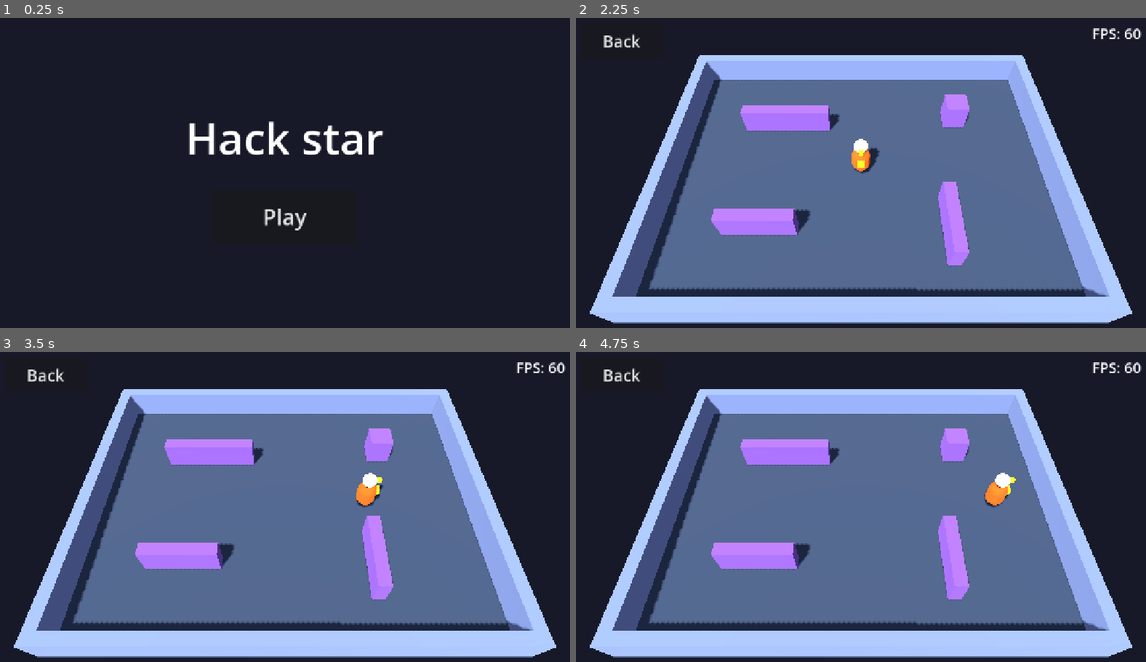
Above: before the commit, frames 1-4 (two rows, left to right).
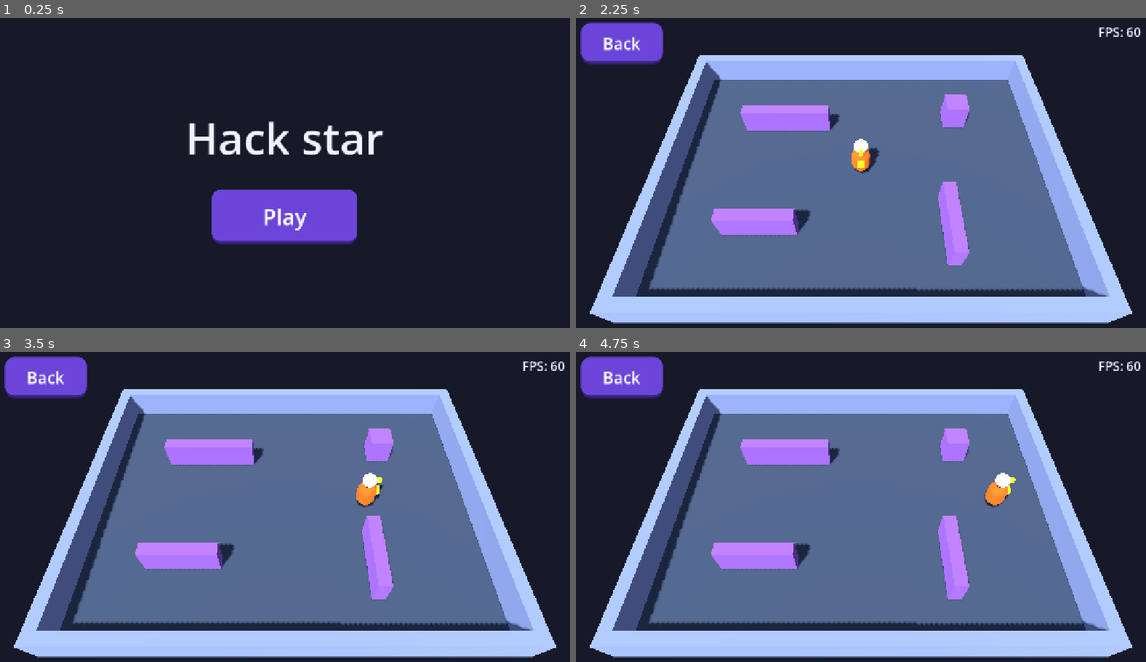
Above: after the commit, the same moments.

Repository: martinnordio/hack_star
Game: Godot game, scene res://scenes/start_screen.tscn
The game is run twice, just before and just after one commit, with the same random seed, the same clock (stepped at 60 frames per second) and the same inputs.
Inputs (mouse positions are in pixels of both pictures, inside the frame that each line leads up to):
- Up to frame 1 (0.25 s): no input
- Up to frame 2 (2.25 s): click "Play" at 0.5 s; click "Back" at 1.25 s; click "Play" at 2 s
- Up to frame 3 (3.5 s): tap Enter at 2.75 s; move the mouse to (410, 494) at 2.77 s; hold D (move_right) from 2.78 s (still down); hold Shift from 2.78 s (still down); click (410, 494) at 2.92 s
- Up to frame 4 (4.75 s): release D (move_right) at 3.5 s; release Shift at 3.5 s; drag from (747, 525) to (832, 575) at 3.52 s; tap Space at 4.25 s; move the mouse to (918, 438) at 4.27 s; hold D (move_right) from 4.28 s (still down); tap Ctrl at 4.35 s

The runs differ from the first frame. In frame 1, 4.5% of the frame differs, in the area x 37-63%, y 55-74%; in frame 2, 2.1%; in frame 3, 2.1%; in frame 4, 2.1%.

Commit message:
Step 1: UI foundation: shared theme, screen navigation, Back button (#28)
Co-authored-by: Copilot <223556219+Copilot@users.noreply.github.com>

Diff:
--- /dev/null
+++ b/hack_star_godot/game/rarity.gd
@@ -0,0 +1,24 @@
+class_name Rarity
+extends RefCounted
+## The five rarities of fighters and skins, from the most common to the rarest, and their colours.
+
+const NAMES: Array[String] = ["Rare", "Super Rare", "Epic", "Mythic", "Legendary"]
+const LEGENDARY_GOLD: Color = Color(1.0, 0.82, 0.2)
+const COLORS: Array[Color] = [
+	Color(0.35, 0.8, 0.4),
+	Color(0.3, 0.6, 1.0),
+	Color(0.7, 0.4, 0.95),
+	Color(0.95, 0.3, 0.35),
+	LEGENDARY_GOLD,
+]
+
+
+## The position of a rarity in `NAMES` (0 = Rare), or -1 for an unknown name.
+static func rank(rarity: String) -> int:
+	return NAMES.find(rarity)
+
+
+## The colour of a rarity; white for an unknown name.
+static func color(rarity: String) -> Color:
+	var index: int = rank(rarity)
+	return Color.WHITE if index < 0 else COLORS[index]
--- a/hack_star_godot/project.godot
+++ b/hack_star_godot/project.godot
@@ -14,6 +14,10 @@
 run/main_scene="res://scenes/start_screen.tscn"
 config/features=PackedStringArray("4.7", "GL Compatibility")
 
+[autoload]
+
+Screens="*res://scenes/autoload/screens.gd"
+
 [display]
 
 window/size/viewport_width=1280
@@ -24,6 +28,10 @@
 [editor_plugins]
 
 enabled=PackedStringArray("res://addons/gut/plugin.cfg")
+
+[gui]
+
+theme/custom="res://scenes/ui/hack_star_theme.tres"
 
 [input]
 
--- a/hack_star_godot/scenes/arena.gd
+++ b/hack_star_godot/scenes/arena.gd
@@ -2,7 +2,6 @@
 ## The arena: floor, walls, one fighter, a camera above and behind it, and the HUD.
 ## Keyboard and touch joystick feed the same movement rule (`game/movement.gd`).
 
-const START_SCREEN: String = "res://scenes/start_screen.tscn"
 ## The camera looks at this point from above and behind (towards +z), at this angle down.
 const CAMERA_TARGET: Vector3 = Vector3(0.0, 0.0, 0.4)
 const CAMERA_PITCH_DEGREES: float = 55.0
@@ -30,12 +29,10 @@
 @onready var _fighter: Fighter = $Fighter
 @onready var _camera: Camera3D = $Camera
 @onready var _joystick: TouchJoystick = $Hud/TouchJoystick
-@onready var _back_button: Button = $Hud/BackButton
 @onready var _fps_label: Label = $Hud/FpsLabel
 
 
 func _ready() -> void:
-	_back_button.pressed.connect(_on_back_pressed)
 	get_viewport().size_changed.connect(_frame_camera)
 	_frame_camera()
 	_update_fps_label()
@@ -80,9 +77,5 @@
 	return true
 
 
-func _on_back_pressed() -> void:
-	get_tree().change_scene_to_file(START_SCREEN)
-
-
 func _update_fps_label() -> void:
 	_fps_label.text = "FPS: %d" % Engine.get_frames_per_second()
--- a/hack_star_godot/scenes/arena.tscn
+++ b/hack_star_godot/scenes/arena.tscn
@@ -3,6 +3,7 @@
 [ext_resource type="Script" path="res://scenes/arena.gd" id="1_arena"]
 [ext_resource type="PackedScene" path="res://scenes/fighter.tscn" id="2_fighter"]
 [ext_resource type="PackedScene" path="res://scenes/touch_joystick.tscn" id="3_joystick"]
+[ext_resource type="PackedScene" path="res://scenes/ui/back_button.tscn" id="4_back"]
 
 [sub_resource type="Environment" id="Environment_arena"]
 background_mode = 1
@@ -188,14 +189,7 @@
 
 [node name="Hud" type="CanvasLayer" parent="."]
 
-[node name="BackButton" type="Button" parent="Hud"]
-custom_minimum_size = Vector2(180, 80)
-offset_left = 24.0
-offset_top = 24.0
-offset_right = 204.0
-offset_bottom = 104.0
-theme_override_font_sizes/font_size = 36
-text = "Back"
+[node name="BackButton" parent="Hud" instance=ExtResource("4_back")]
 
 [node name="TouchJoystick" parent="Hud" instance=ExtResource("3_joystick")]
 anchors_preset = 2
@@ -216,6 +210,5 @@
 offset_right = -24.0
 offset_bottom = 70.0
 grow_horizontal = 0
-theme_override_font_sizes/font_size = 32
 text = "FPS: 0"
 horizontal_alignment = 2
--- /dev/null
+++ b/hack_star_godot/scenes/autoload/screens.gd
@@ -0,0 +1,14 @@
+extends Node
+## The one way from screen to screen: every screen has a constant here and every Back goes home.
+## A later spec adds its screen as one more constant.
+
+const HOME: String = "res://scenes/start_screen.tscn"
+const ARENA: String = "res://scenes/arena.tscn"
+
+
+func go_to(path: String) -> Error:
+	return get_tree().change_scene_to_file(path)
+
+
+func go_home() -> Error:
+	return go_to(HOME)
--- a/hack_star_godot/scenes/start_screen.gd
+++ b/hack_star_godot/scenes/start_screen.gd
@@ -1,6 +1,4 @@
 extends Control
-
-const ARENA_SCENE: String = "res://scenes/arena.tscn"
 
 @onready var _play_button: Button = $Center/Column/PlayButton
 
@@ -10,4 +8,4 @@
 
 
 func _on_play_pressed() -> void:
-	get_tree().change_scene_to_file(ARENA_SCENE)
+	Screens.go_to(Screens.ARENA)
--- a/hack_star_godot/scenes/start_screen.tscn
+++ b/hack_star_godot/scenes/start_screen.tscn
@@ -11,14 +11,14 @@
 grow_vertical = 2
 script = ExtResource("1_start")
 
-[node name="Background" type="ColorRect" parent="."]
+[node name="Background" type="Panel" parent="."]
 layout_mode = 1
 anchors_preset = 15
 anchor_right = 1.0
 anchor_bottom = 1.0
 grow_horizontal = 2
 grow_vertical = 2
-color = Color(0.09, 0.1, 0.16, 1)
+theme_type_variation = &"BackgroundPanel"
 
 [node name="Center" type="CenterContainer" parent="."]
 layout_mode = 1
@@ -42,5 +42,5 @@
 custom_minimum_size = Vector2(320, 120)
 layout_mode = 2
 size_flags_horizontal = 4
-theme_override_font_sizes/font_size = 48
+theme_type_variation = &"BigButton"
 text = "Play"
--- /dev/null
+++ b/hack_star_godot/scenes/ui/back_button.gd
@@ -0,0 +1,11 @@
+class_name BackButton
+extends Button
+## The Back button of every screen except home: top-left, returns to the home screen.
+
+
+func _ready() -> void:
+	pressed.connect(_on_pressed)
+
+
+func _on_pressed() -> void:
+	Screens.go_home()
--- /dev/null
+++ b/hack_star_godot/scenes/ui/back_button.tscn
@@ -0,0 +1,12 @@
+[gd_scene format=3]
+
+[ext_resource type="Script" path="res://scenes/ui/back_button.gd" id="1_back"]
+
+[node name="BackButton" type="Button"]
+custom_minimum_size = Vector2(180, 80)
+offset_left = 24.0
+offset_top = 24.0
+offset_right = 204.0
+offset_bottom = 104.0
+text = "Back"
+script = ExtResource("1_back")
--- /dev/null
+++ b/hack_star_godot/scenes/ui/hack_star_theme.tres
@@ -0,0 +1,90 @@
+[gd_resource type="Theme" format=3]
+
+[sub_resource type="StyleBoxFlat" id="Button_normal"]
+content_margin_left = 32.0
+content_margin_top = 20.0
+content_margin_right = 32.0
+content_margin_bottom = 20.0
+bg_color = Color(0.42, 0.27, 0.85, 1)
+corner_radius_top_left = 20
+corner_radius_top_right = 20
+corner_radius_bottom_right = 20
+corner_radius_bottom_left = 20
+border_width_bottom = 6
+border_color = Color(0.22, 0.13, 0.5, 1)
+
+[sub_resource type="StyleBoxFlat" id="Button_hover"]
+content_margin_left = 32.0
+content_margin_top = 20.0
+content_margin_right = 32.0
+content_margin_bottom = 20.0
+bg_color = Color(0.52, 0.37, 0.95, 1)
+corner_radius_top_left = 20
+corner_radius_top_right = 20
+corner_radius_bottom_right = 20
+corner_radius_bottom_left = 20
+border_width_bottom = 6
+border_color = Color(0.22, 0.13, 0.5, 1)
+
+[sub_resource type="StyleBoxFlat" id="Button_pressed"]
+content_margin_left = 32.0
+content_margin_top = 20.0
+content_margin_right = 32.0
+content_margin_bottom = 20.0
+bg_color = Color(0.34, 0.2, 0.72, 1)
+corner_radius_top_left = 20
+corner_radius_top_right = 20
+corner_radius_bottom_right = 20
+corner_radius_bottom_left = 20
+border_width_bottom = 2
+border_color = Color(0.22, 0.13, 0.5, 1)
+
+[sub_resource type="StyleBoxFlat" id="Button_disabled"]
+content_margin_left = 32.0
+content_margin_top = 20.0
+content_margin_right = 32.0
+content_margin_bottom = 20.0
+bg_color = Color(0.25, 0.26, 0.33, 1)
+corner_radius_top_left = 20
+corner_radius_top_right = 20
+corner_radius_bottom_right = 20
+corner_radius_bottom_left = 20
+border_width_bottom = 6
+border_color = Color(0.16, 0.17, 0.22, 1)
+
+[sub_resource type="StyleBoxFlat" id="Panel_card"]
+bg_color = Color(0.15, 0.17, 0.26, 1)
+corner_radius_top_left = 24
+corner_radius_top_right = 24
+corner_radius_bottom_right = 24
+corner_radius_bottom_left = 24
+border_width_left = 3
+border_width_top = 3
+border_width_right = 3
+border_width_bottom = 3
+border_color = Color(0.3, 0.34, 0.5, 1)
+
+[sub_resource type="StyleBoxFlat" id="Panel_background"]
+bg_color = Color(0.09, 0.1, 0.16, 1)
+
+[resource]
+default_font_size = 28
+BackgroundPanel/base_type = &"Panel"
+BackgroundPanel/styles/panel = SubResource("Panel_background")
+BigButton/base_type = &"Button"
+BigButton/font_sizes/font_size = 48
+Button/colors/font_color = Color(1, 1, 1, 1)
+Button/colors/font_disabled_color = Color(0.6, 0.62, 0.7, 1)
+Button/colors/font_hover_color = Color(1, 1, 1, 1)
+Button/colors/font_pressed_color = Color(0.92, 0.92, 1, 1)
+Button/font_sizes/font_size = 36
+Button/styles/disabled = SubResource("Button_disabled")
+Button/styles/focus = SubResource("Button_hover")
+Button/styles/hover = SubResource("Button_hover")
+Button/styles/normal = SubResource("Button_normal")
+Button/styles/pressed = SubResource("Button_pressed")
+HeadingLabel/base_type = &"Label"
+HeadingLabel/font_sizes/font_size = 56
+Label/colors/font_color = Color(0.94, 0.95, 1, 1)
+Label/font_sizes/font_size = 28
+Panel/styles/panel = SubResource("Panel_card")
--- /dev/null
+++ b/hack_star_godot/tests/test_back_button.gd
@@ -0,0 +1,27 @@
+extends GutTest
+
+const BACK_BUTTON: PackedScene = preload("res://scenes/ui/back_button.tscn")
+
+
+func test_back_button_says_back_and_is_big_enough_for_a_thumb() -> void:
+	var button: BackButton = autofree(BACK_BUTTON.instantiate())
+	add_child(button)
+	assert_eq(button.text, "Back")
+	assert_gte(button.custom_minimum_size.y, 80.0)
+
+
+func test_pressed_goes_home() -> void:
+	var tree: SceneTree = get_tree()
+	var previous: Node = tree.current_scene
+	var placeholder: Node = Node.new()
+	tree.root.add_child(placeholder)
+	tree.current_scene = placeholder
+	var button: BackButton = BACK_BUTTON.instantiate()
+	placeholder.add_child(button)
+	button.pressed.emit()
+	await wait_process_frames(2)
+	var shown: Node = tree.current_scene
+	assert_eq(shown.scene_file_path, Screens.HOME, "Back opens the home screen")
+	shown.queue_free()
+	await wait_process_frames(1)
+	tree.current_scene = previous
--- /dev/null
+++ b/hack_star_godot/tests/test_rarity.gd
@@ -0,0 +1,24 @@
+extends GutTest
+
+
+func test_five_rarities_in_order() -> void:
+	assert_eq(Rarity.NAMES, ["Rare", "Super Rare", "Epic", "Mythic", "Legendary"])
+	assert_eq(Rarity.COLORS.size(), Rarity.NAMES.size())
+
+
+func test_rank_follows_the_order() -> void:
+	assert_eq(Rarity.rank("Rare"), 0)
+	assert_eq(Rarity.rank("Legendary"), 4)
+	assert_eq(Rarity.rank("Unknown"), -1)
+
+
+func test_every_rarity_has_its_own_colour() -> void:
+	for index: int in Rarity.NAMES.size():
+		assert_eq(Rarity.color(Rarity.NAMES[index]), Rarity.COLORS[index])
+	for index: int in range(1, Rarity.COLORS.size()):
+		assert_ne(Rarity.COLORS[index], Rarity.COLORS[index - 1])
+
+
+func test_legendary_is_gold_and_unknown_is_white() -> void:
+	assert_eq(Rarity.color("Legendary"), Rarity.LEGENDARY_GOLD)
+	assert_eq(Rarity.color("Unknown"), Color.WHITE)
--- /dev/null
+++ b/hack_star_godot/tests/test_screens.gd
@@ -0,0 +1,37 @@
+extends GutTest
+
+const THEME_PATH: String = "res://scenes/ui/hack_star_theme.tres"
+
+
+func test_each_screen_constant_names_an_existing_scene() -> void:
+	for path: String in [Screens.HOME, Screens.ARENA]:
+		assert_true(ResourceLoader.exists(path), "%s exists" % path)
+		assert_true(load(path) is PackedScene, "%s is a scene" % path)
+
+
+func test_home_is_the_main_scene() -> void:
+	assert_eq(Screens.HOME, ProjectSettings.get_setting("application/run/main_scene"))
+
+
+func test_go_to_changes_the_scene() -> void:
+	var tree: SceneTree = get_tree()
+	var previous: Node = tree.current_scene
+	var placeholder: Node = Node.new()
+	tree.root.add_child(placeholder)
+	tree.current_scene = placeholder
+	assert_eq(Screens.go_to(Screens.ARENA), OK)
+	await wait_process_frames(2)
+	var shown: Node = tree.current_scene
+	assert_eq(shown.scene_file_path, Screens.ARENA, "the arena is the current scene")
+	assert_false(is_instance_valid(placeholder), "the old scene is gone")
+	shown.queue_free()
+	await wait_process_frames(1)
+	tree.current_scene = previous
+
+
+func test_default_theme_is_the_hack_star_theme() -> void:
+	assert_eq(ProjectSettings.get_setting("gui/theme/custom"), THEME_PATH)
+	assert_true(load(THEME_PATH) is Theme)
+	var button: Button = autofree(Button.new())
+	add_child(button)
+	assert_eq(button.get_theme_font_size("font_size"), 36, "buttons take the theme's size")
Not shown, added: hack_star_godot/game/rarity.gd.uid
Not shown, added: hack_star_godot/scenes/autoload/screens.gd.uid
Not shown, added: hack_star_godot/scenes/ui/back_button.gd.uid
Not shown, added: hack_star_godot/tests/test_back_button.gd.uid
Not shown, added: hack_star_godot/tests/test_rarity.gd.uid
Not shown, added: hack_star_godot/tests/test_screens.gd.uid
Not shown, changed: hack_star_godot/.specs/features/2026_11_12_04_basic_ui_spec.md
